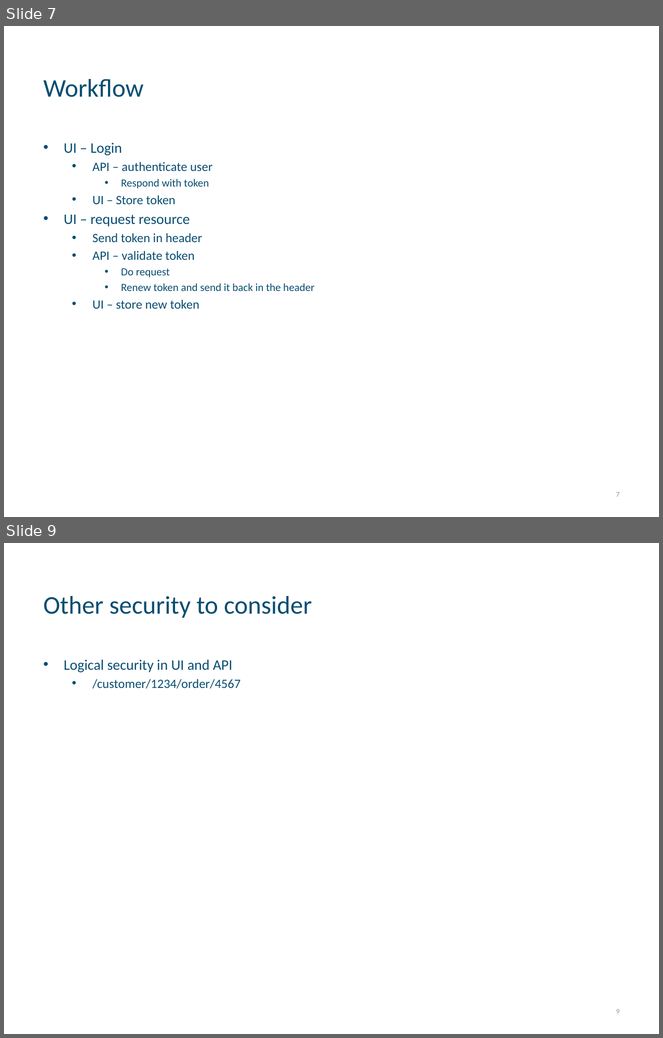
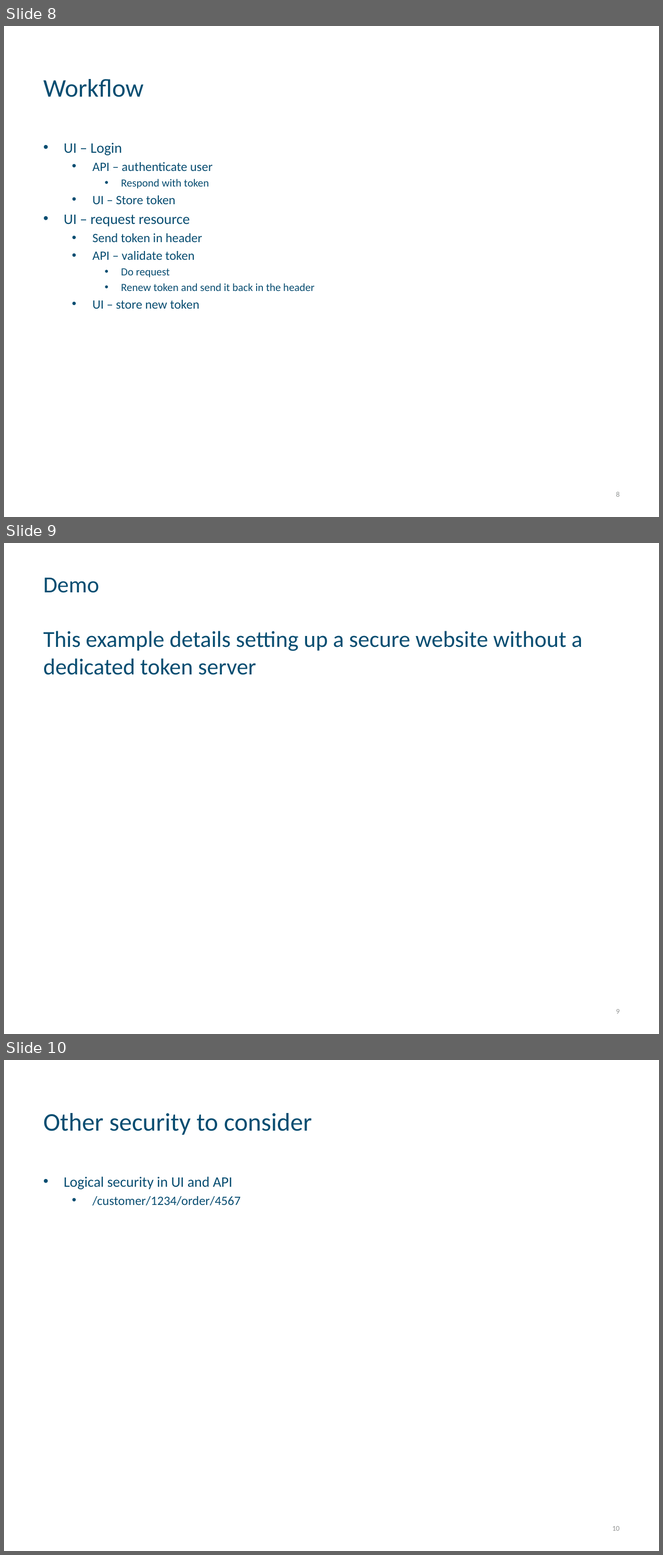
Before and after one commit to kkilton/jwt-demo-training, a slide deck: JWT, Angular5, WebAPI.pptx. Shown one above the other, each under a label of ours: slides 7 and 9 before the commit, slides 8, 9 and 10 after it; the slides between them are not shown. The pictures are 663x1038 and 663x1555 pixels, drawn with LibreOffice and Linux fonts; fonts in the diff are those of the drawing; background and template pictures are left out. Boxes give left, top, right and bottom in pixels: in the first picture for what was removed or moved away, otherwise in the second. Text is boxed around its words. In the diff, an @@ line names an element or a change of style, - is before the commit and + after.

```diff
--- a/JWT, Angular5, WebAPI.pptx
+++ b/JWT, Angular5, WebAPI.pptx
@@ slide 9 added at [4,543,659,1034], background picture (left out); not listed: 1 template element that a slide beside it also shows @@
@@ title added at [44,577,583,675], 25.2 pt, text #084D71 @@
+Demo
+This example details setting up a secure website without a dedicated token server
@@ what was slide 7 is now slide 8 @@
@@ page number at [616,492,620,497]: text changed @@
-7
+8
@@ what was slide 9 is now slide 10 @@
@@ page number at [612,1526,620,1531]: text changed @@
-9
+10
```
Also in this commit, not shown: 3 slides changed, 1 other slide added, 1 slide removed.
